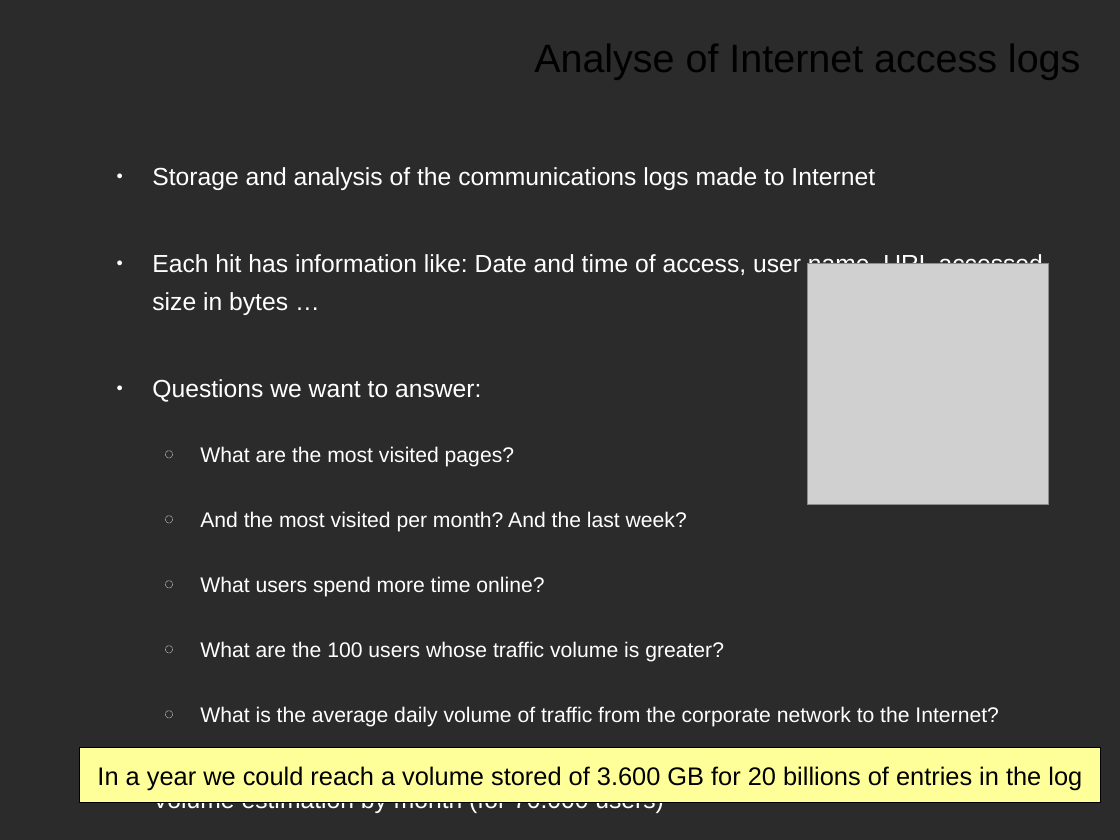
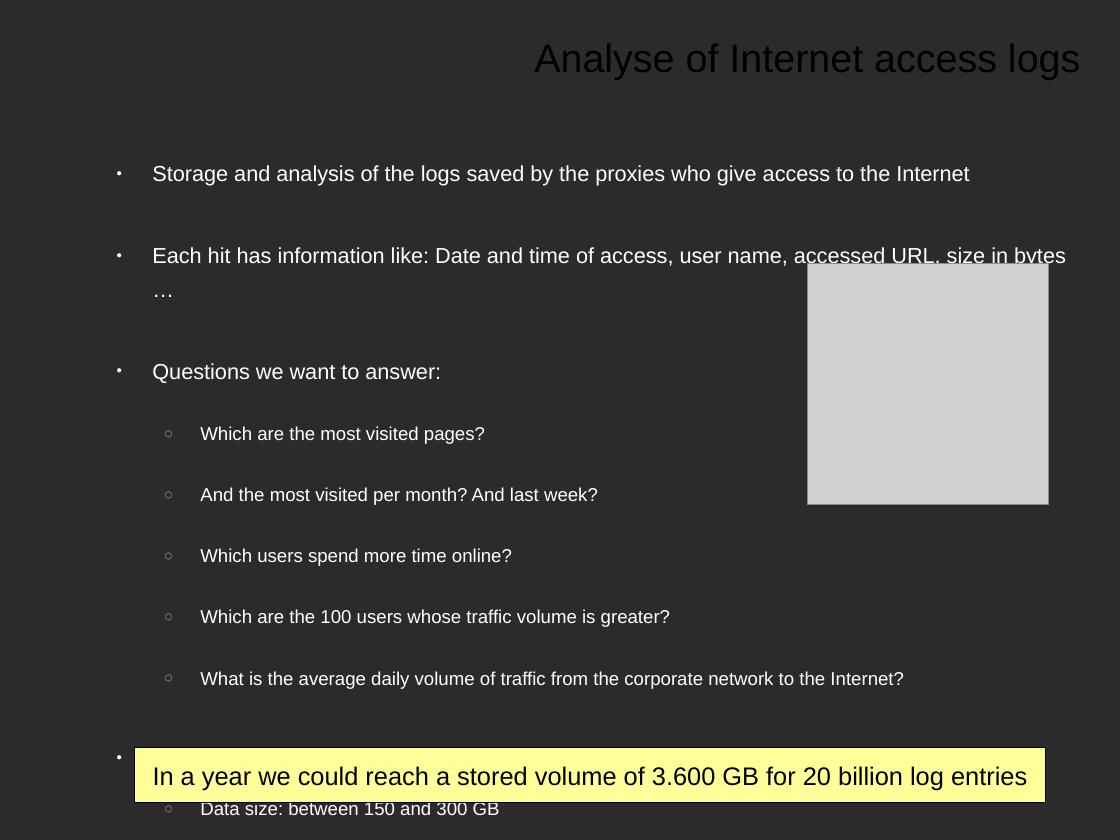
Before and after one commit to Ciges/internet_access_control_demo, a slide deck: slide 6 of NoSQL_Project_MSWL_Presentation.odp. Drawn at 1120x840 pixels with LibreOffice and Linux fonts; fonts in the diff are those of the drawing; grey boxes stand for pictures; background and template pictures are left out; a plain dark background stands for a picture behind light text. Boxes give left, top, right and bottom in pixels: in the first picture for what was removed or moved away, otherwise in the second. Text is boxed around its words. In the diff, an @@ line names an element or a change of style, - is before the commit and + after.

Commit message:
Presentation Update (English language expressions corriged and screenshots now in PNG format)

```diff
--- a/NoSQL_Project_MSWL_Presentation.odp
+++ b/NoSQL_Project_MSWL_Presentation.odp
@@ text at [152, 165, 1066, 815]: text changed; size 15 to 13.2 pt @@
-  ◌ Log entries number: between 650 millions and and 1.700 millions
+  ◌ Log entries number: between 650 million and and 1.700 million
@@ text at [152, 165, 1066, 268]: text changed; size 17.5 to 15.4 pt @@
-● Storage and analysis of the communications logs made to Internet
-● Each hit has information like: Date and time of access, user name, URL accessed, size in bytes …
+● Storage and analysis of the logs saved by the proxies who give access to the Internet
+● Each hit has information like: Date and time of access, user name, accessed URL, size in bytes …
@@ text at [152, 363, 904, 815]: size 17.5 to 15.4 pt in "Questions we want to answer:", "Volume estimation by month (for 70.000 users)"; size 15 to 13.2 pt in "What is the average daily volume of ...", "Data size: between 150 and 300 GB" @@
@@ text at [200, 426, 670, 627]: text changed; size 15 to 13.2 pt @@
-  ◌ What are the most visited pages?
-  ◌ And the most visited per month? And the last week?
-  ◌ What users spend more time online?
-  ◌ What are the 100 users whose traffic volume is greater?
+  ◌ Which are the most visited pages?
+  ◌ And the most visited per month? And last week?
+  ◌ Which users spend more time online?
+  ◌ Which are the 100 users whose traffic volume is greater?
@@ rectangle "In a year we could ...": place and size @@
-rectangle "In a year we could ..." at [79, 748, 1102, 803]
+rectangle "In a year we could ..." at [134, 748, 1046, 803]
@@ text in rectangle at [153, 766, 1027, 790]: text changed @@
-In a year we could reach a volume stored of 3.600 GB for 20 billions of entries in the log
+In a year we could reach a stored volume of 3.600 GB for 20 billion log entries
```
Also in this commit, not shown: 20 other slides changed, 1 other file.
